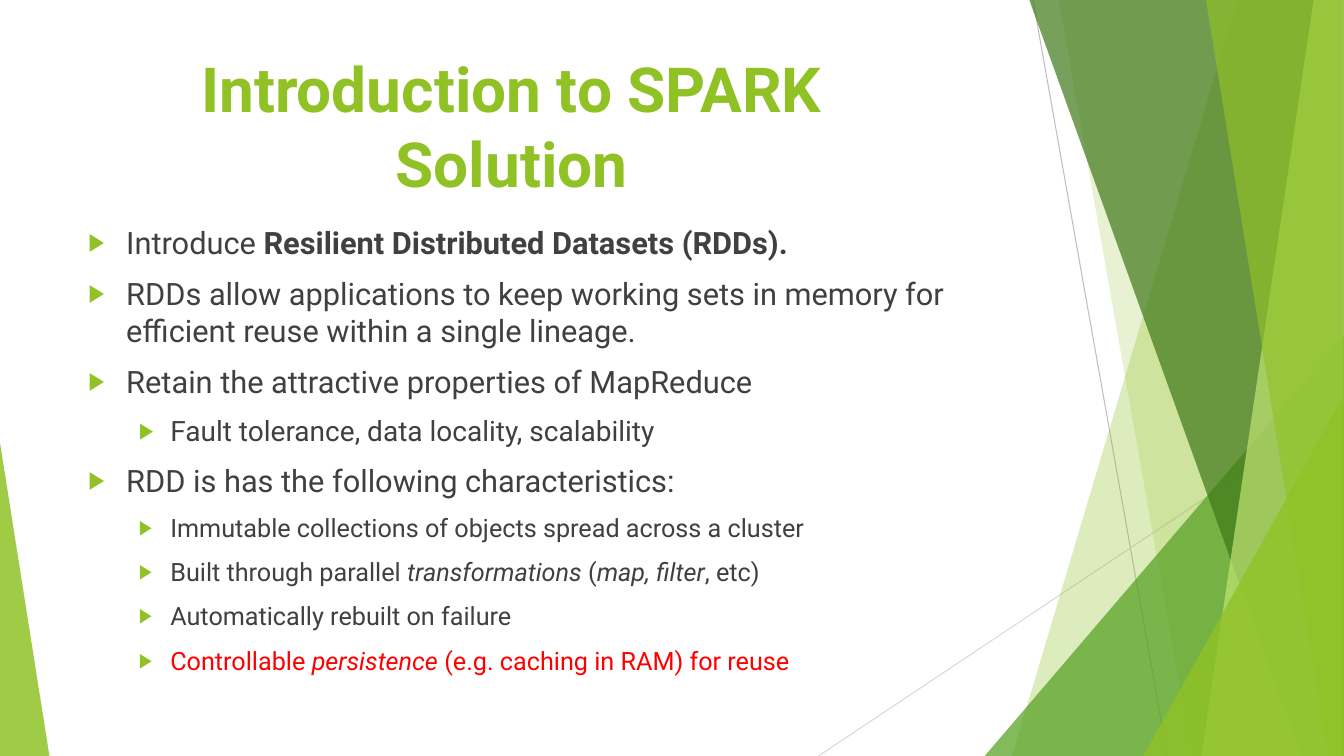
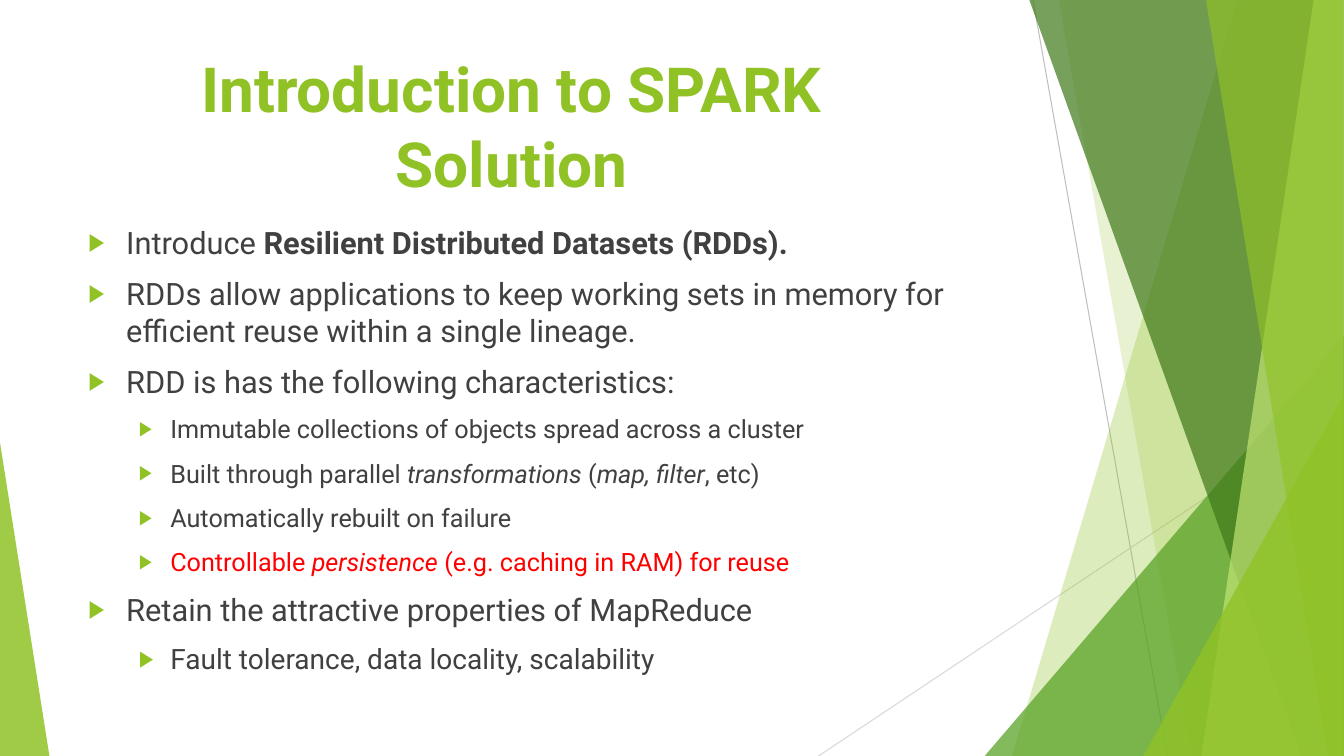
Before and after one commit to ahmedcs/COMP6611B, a slide deck: slide 5 of COMP6611B-Final-Presentation.pptx. Drawn at 1344x756 pixels with LibreOffice and Linux fonts; fonts in the diff are those of the drawing. Boxes give left, top, right and bottom in pixels: in the first picture for what was removed or moved away, otherwise in the second. Text is boxed around its words. In the diff, an @@ line names an element or a change of style, - is before the commit and + after.

```diff
--- a/COMP6611B-Final-Presentation.pptx
+++ b/COMP6611B-Final-Presentation.pptx
@@ text at box(126, 369, 752, 447): paragraphs removed @@
-▶ Retain the attractive properties of MapReduce
-  ▶ Fault tolerance, data locality, scalability
@@ text at box(126, 597, 752, 675): paragraphs added @@
+▶ Retain the attractive properties of MapReduce
+  ▶ Fault tolerance, data locality, scalability
```
Also in this commit, not shown: 7 other slides changed.
